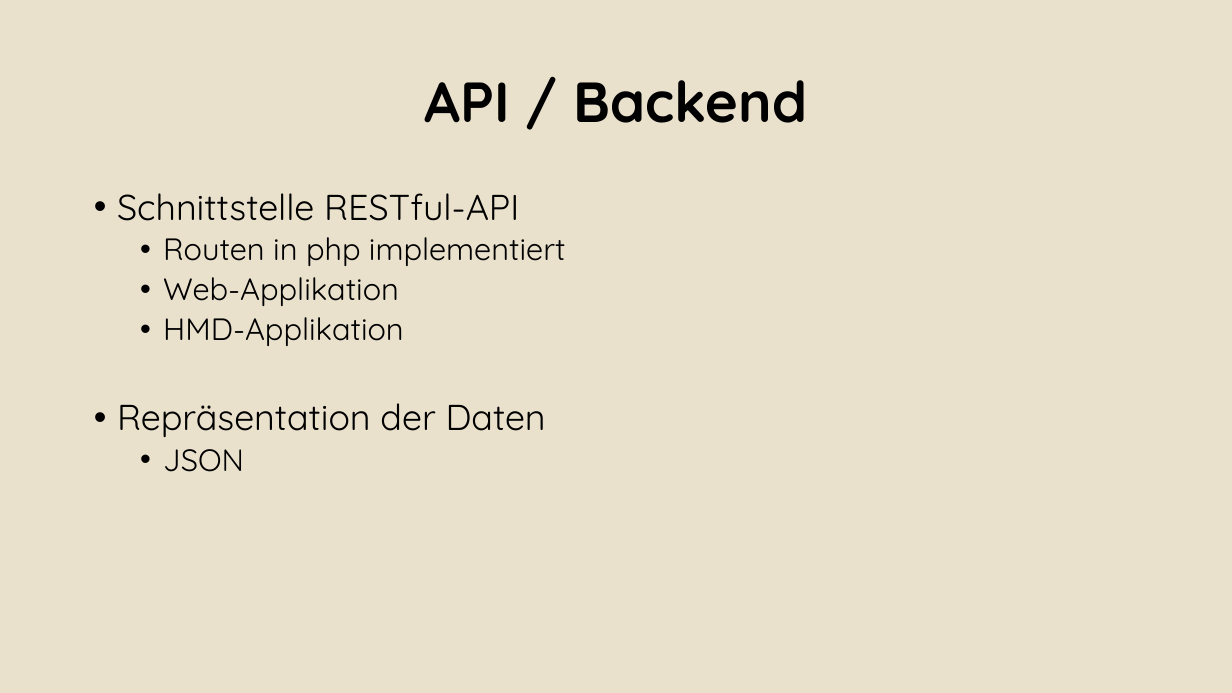
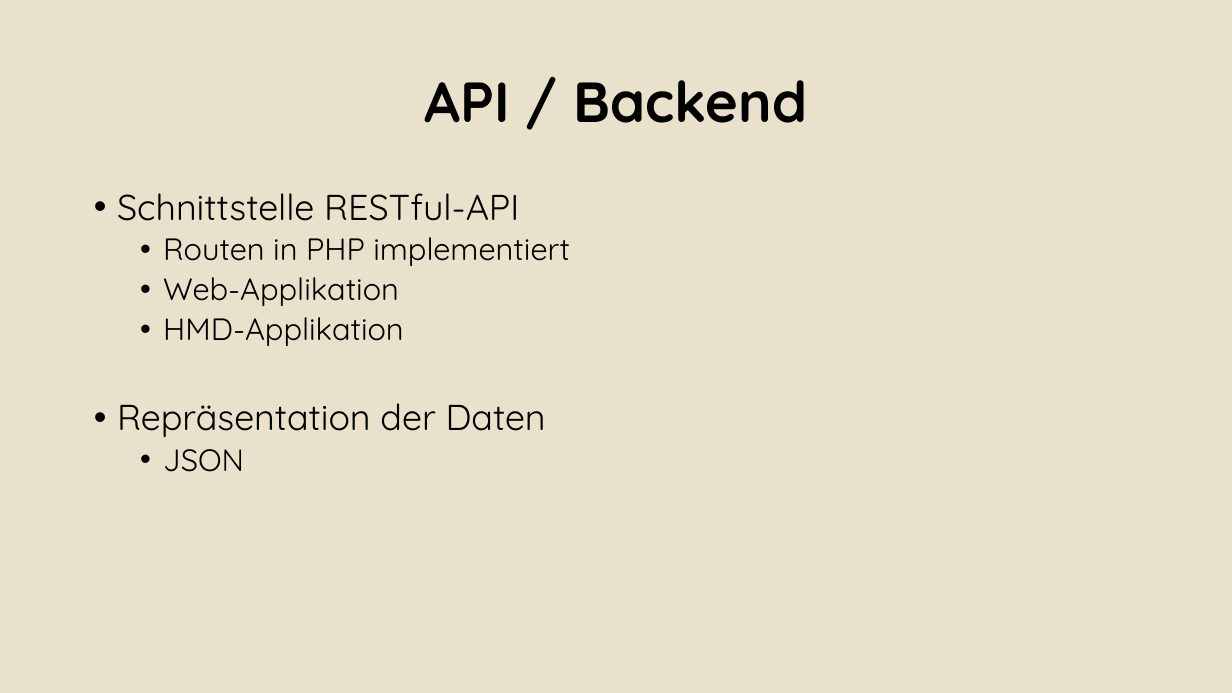
Before and after one commit to Alergeek/Dokumentation, a slide deck: slide 11 of Docs/60_Projektabschluss/Abschluss_Praesentation_ohne_Bilder.pptx. Drawn at 1232x693 pixels with LibreOffice and Linux fonts; fonts in the diff are those of the drawing; background and template pictures are left out. Boxes give left, top, right and bottom in pixels: in the first picture for what was removed or moved away, otherwise in the second. Text is boxed around its words. In the diff, an @@ line names an element or a change of style, - is before the commit and + after.

```diff
--- a/Docs/60_Projektabschluss/Abschluss_Praesentation_ohne_Bilder.pptx
+++ b/Docs/60_Projektabschluss/Abschluss_Praesentation_ohne_Bilder.pptx
@@ text at [163, 237, 570, 266]: text changed @@
-  • Routen in php implementiert
+  • Routen in PHP implementiert
```
Also in this commit, not shown: 1 other slide changed, 12 other files.
